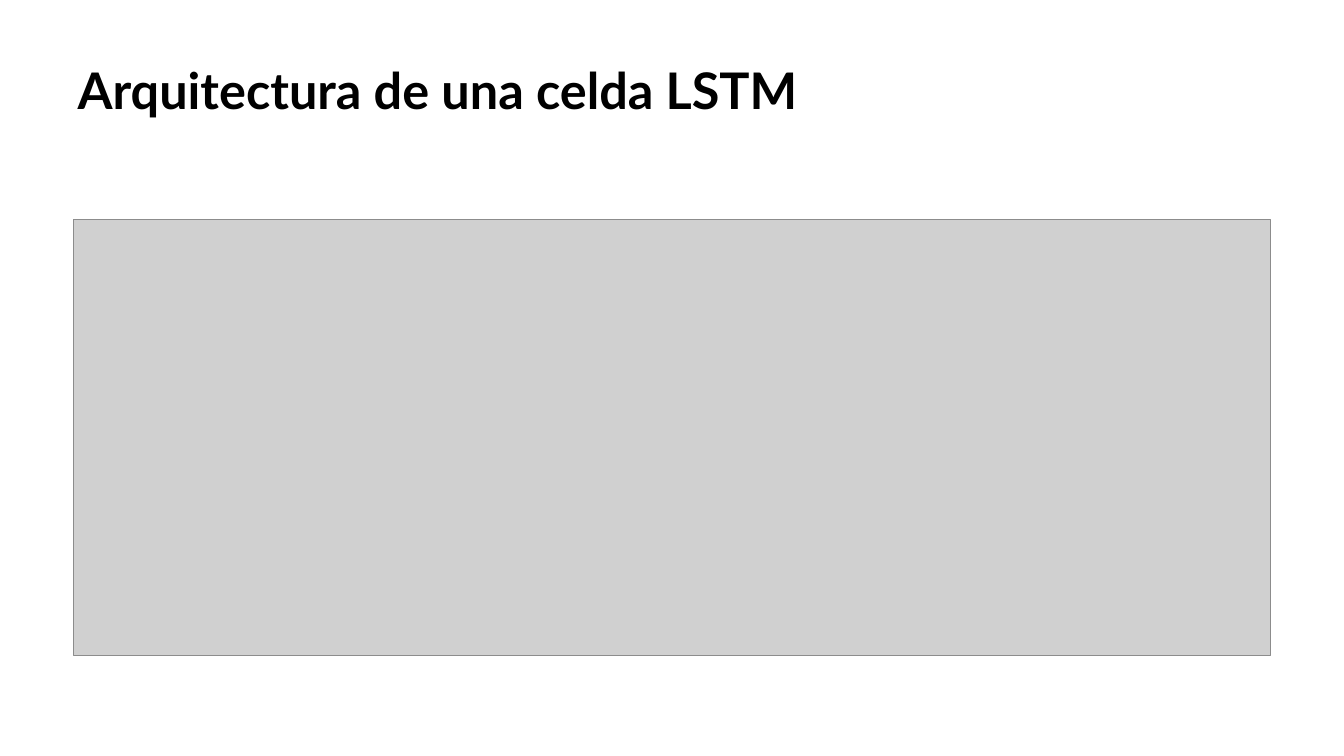
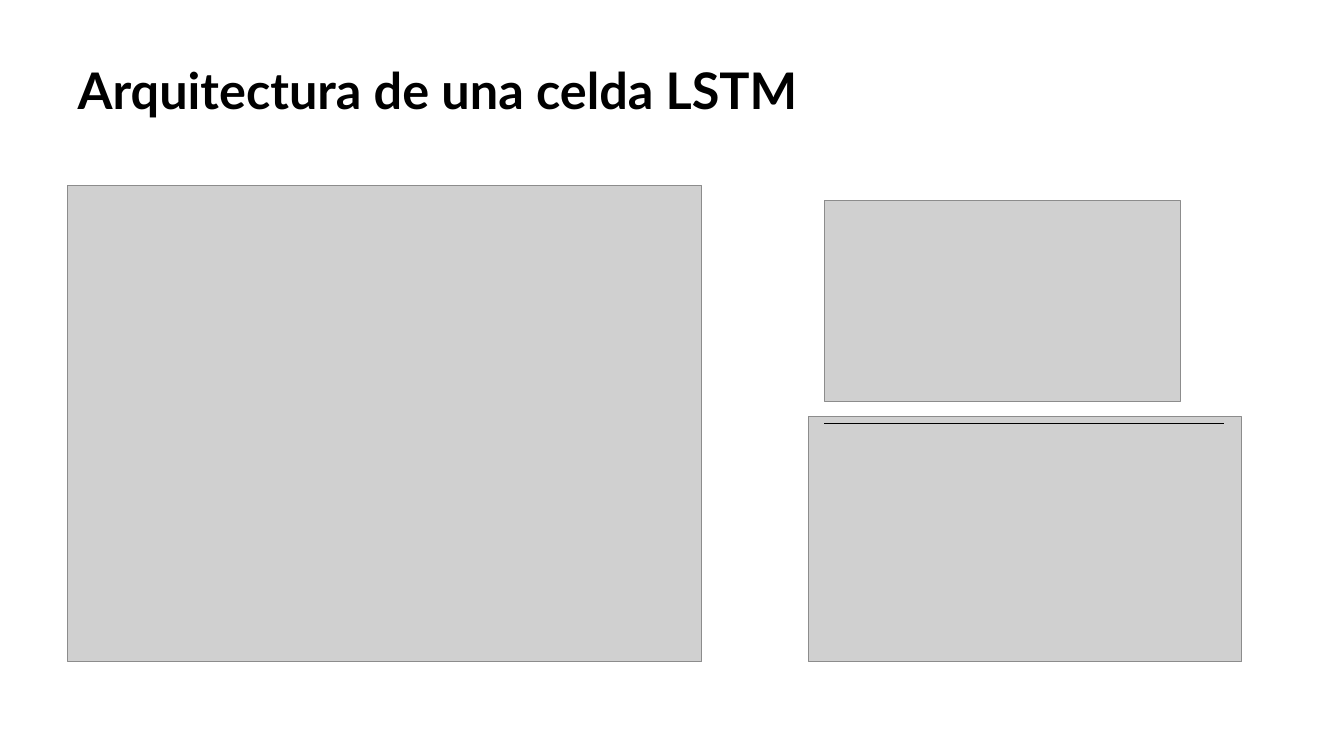
Before and after one commit to mcd-unison/aaa-curso, a slide deck: slide 13 of slides/RNN-slides.pptx. Drawn at 1344x756 pixels with LibreOffice and Linux fonts; fonts in the diff are those of the drawing; grey boxes stand for pictures. Boxes give left, top, right and bottom in pixels: in the first picture for what was removed or moved away, otherwise in the second. Text is boxed around its words. In the diff, an @@ line names an element or a change of style, - is before the commit and + after.

```diff
--- a/slides/RNN-slides.pptx
+++ b/slides/RNN-slides.pptx
@@ picture added at (68,186,702,662) @@
@@ picture added at (825,201,1181,401) @@
@@ picture removed at (74,220,1270,656) @@
@@ picture added at (809,417,1242,662) @@
@@ line added from (825, 423) to (1224, 423), #000000 0 pt @@
```
Also in this commit, not shown: 6 slides added, 5 other files.
